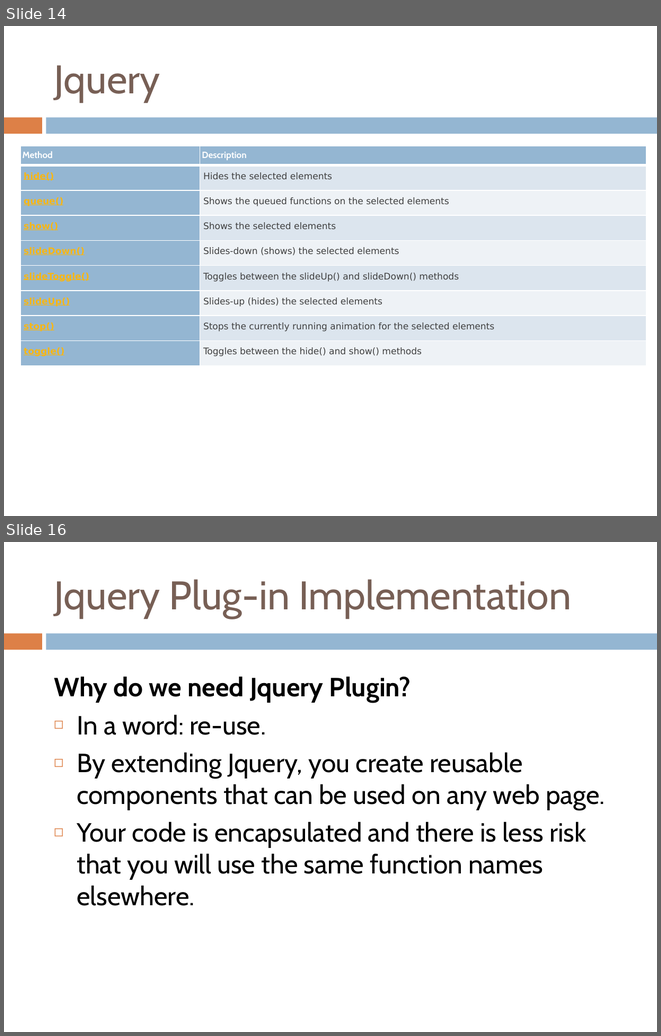
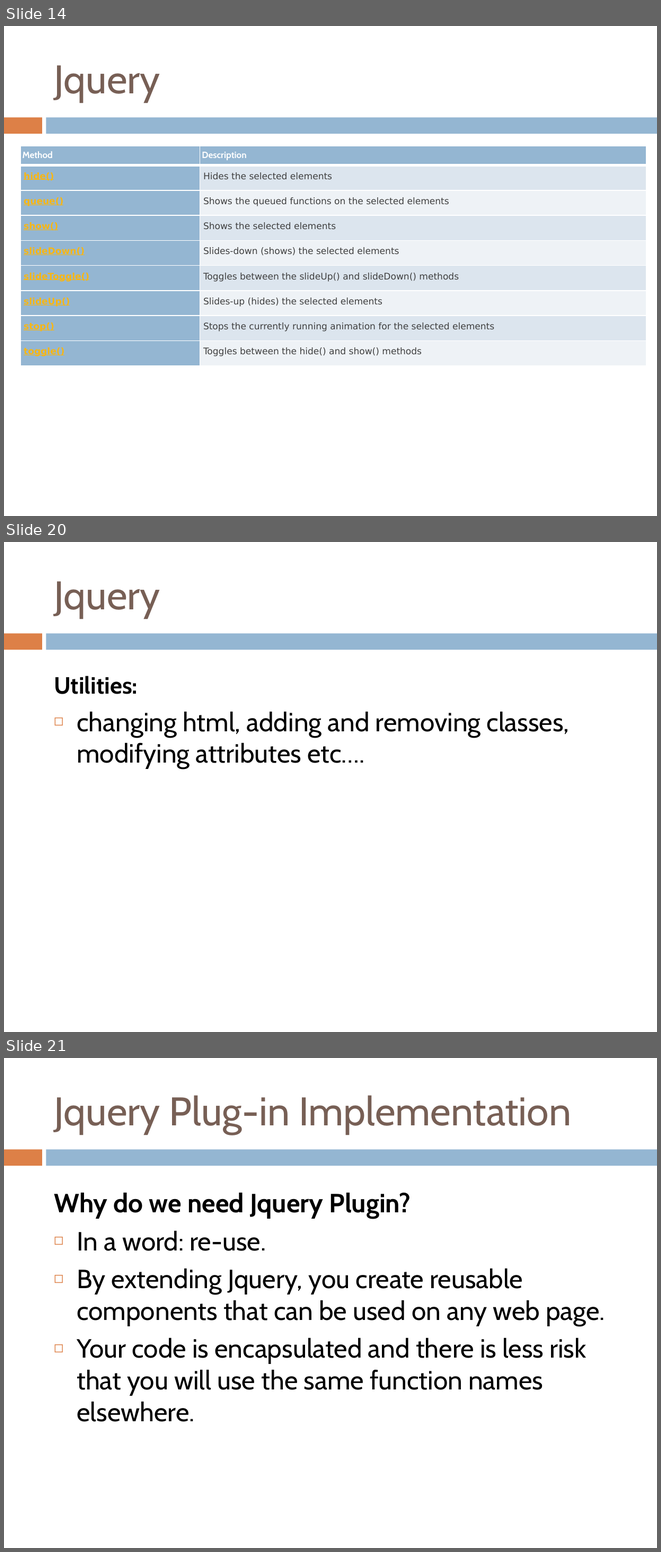
Before and after one commit to yedukondalurd/PPT, a slide deck: Advanced Javascript Day-2.pptx. Shown one above the other, each under a label of ours: slides 14 and 16 before the commit, slides 14, 20 and 21 after it; the slides between them are not shown. The pictures are 661x1036 and 661x1552 pixels, drawn with LibreOffice and Linux fonts; fonts in the diff are those of the drawing. Boxes give left, top, right and bottom in pixels: in the first picture for what was removed or moved away, otherwise in the second. Text is boxed around its words. In the diff, an @@ line names an element or a change of style, - is before the commit and + after.

```diff
--- a/Advanced Javascript Day-2.pptx
+++ b/Advanced Javascript Day-2.pptx
@@ slide 20 added at (4,542,657,1032), background #FFFFFF; not listed: 2 template elements that a slide beside it also shows @@
@@ title added at (54,581,160,618), 44 pt, text #775F55 @@
+Jquery
@@ text added at (54,676,570,768), 29 pt, text #000000 @@
+  Utilities:
+◻ changing html, adding and removing classes, modifying attributes etc….
@@ what was slide 16 is now slide 21 @@
```
Also in this commit, not shown: 4 other slides added, 1 other file.
